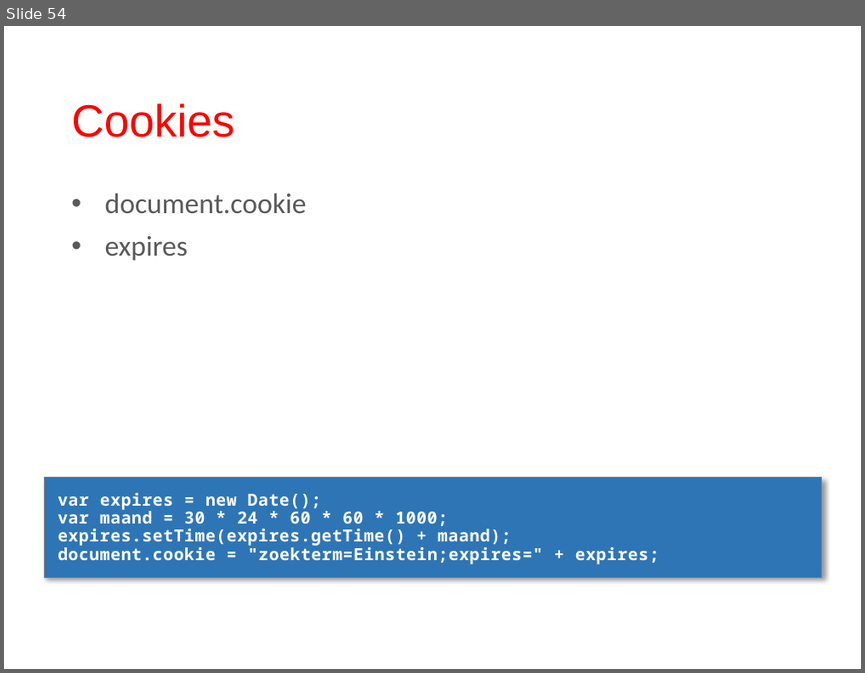
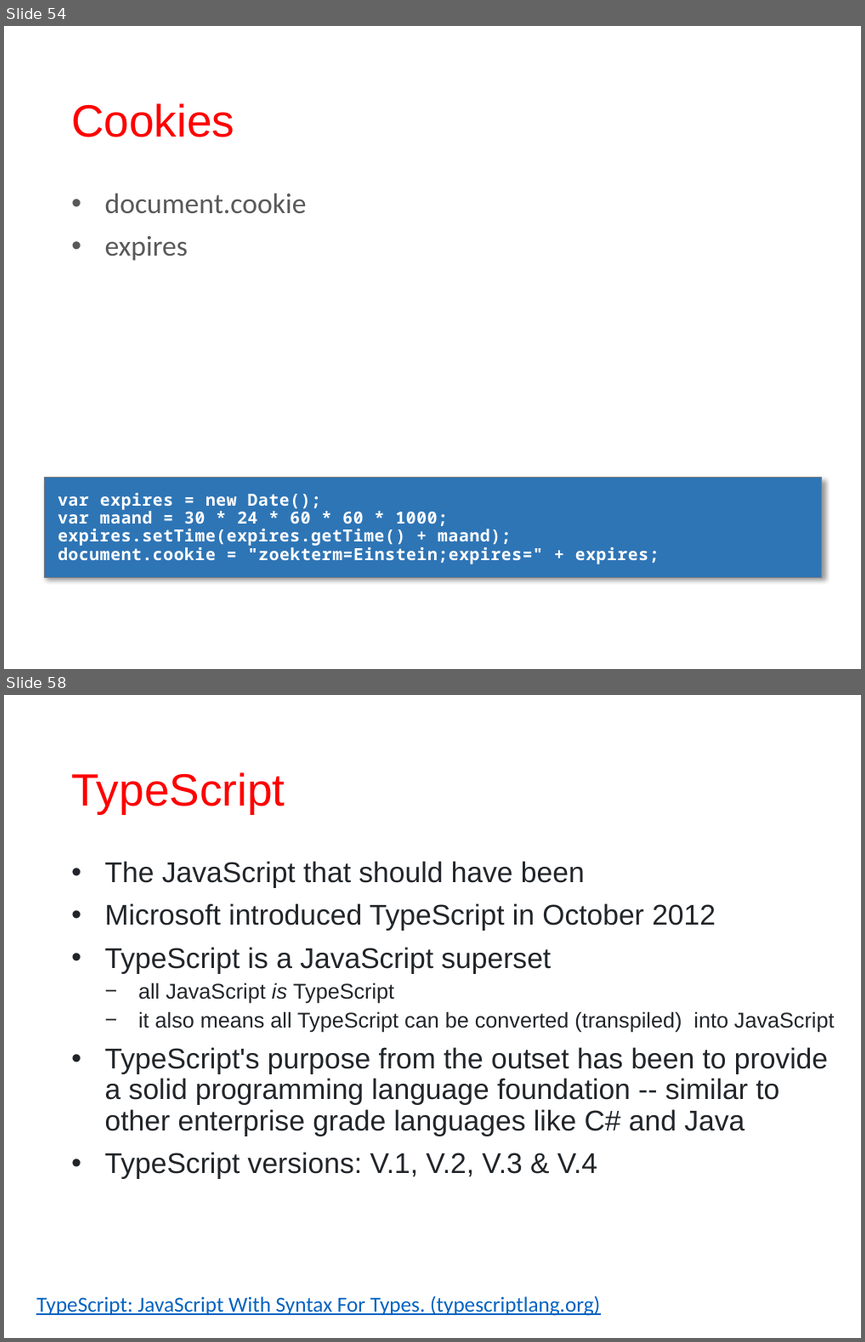
Before and after one commit to PeterAnema/javascript_fundamentals, a slide deck: slides.pptx. Shown one above the other, each under a label of ours: slide 54 before the commit, slides 54 and 58 after it; the slides between them are not shown. The pictures are 865x673 and 865x1342 pixels, drawn with LibreOffice and Linux fonts; fonts in the diff are those of the drawing; background and template pictures are left out. Boxes give left, top, right and bottom in pixels: in the first picture for what was removed or moved away, otherwise in the second. Text is boxed around its words. In the diff, an @@ line names an element or a change of style, - is before the commit and + after.

```diff
--- a/slides.pptx
+++ b/slides.pptx
@@ slide 58 added at [4, 695, 861, 1338], background #FFFFFF @@
@@ title added at [71, 772, 284, 814], 38 pt, text #FF0000 @@
+TypeScript
@@ text added at [105, 861, 834, 1179], 24 pt, text #212529 @@
+• The JavaScript that should have been
+• Microsoft introduced TypeScript in October 2012
+• TypeScript is a JavaScript superset
+  − all JavaScript is TypeScript
+  − it also means all TypeScript can be converted (transpiled) into JavaScript
+• TypeScript's purpose from the outset has been to provide a solid programming language foundation -- similar to other enterprise grade languages like C# and Java
+• TypeScript versions: V.1, V.2, V.3 & V.4
@@ text added at [36, 1295, 600, 1315], 18 pt, text #0563C1, underline @@
+TypeScript: JavaScript With Syntax For Types. (typescriptlang.org)
```
Also in this commit, not shown: 3 other slides added.
